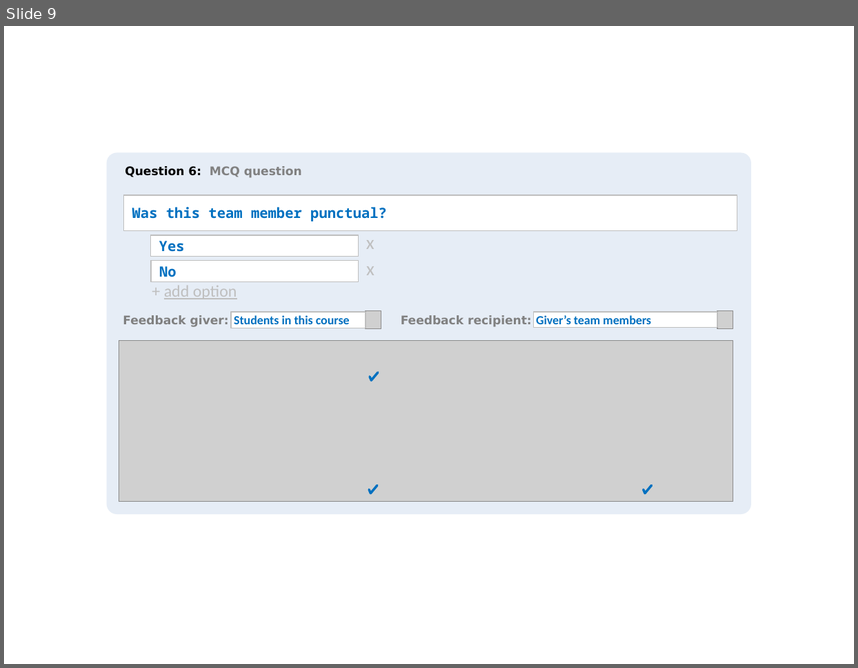
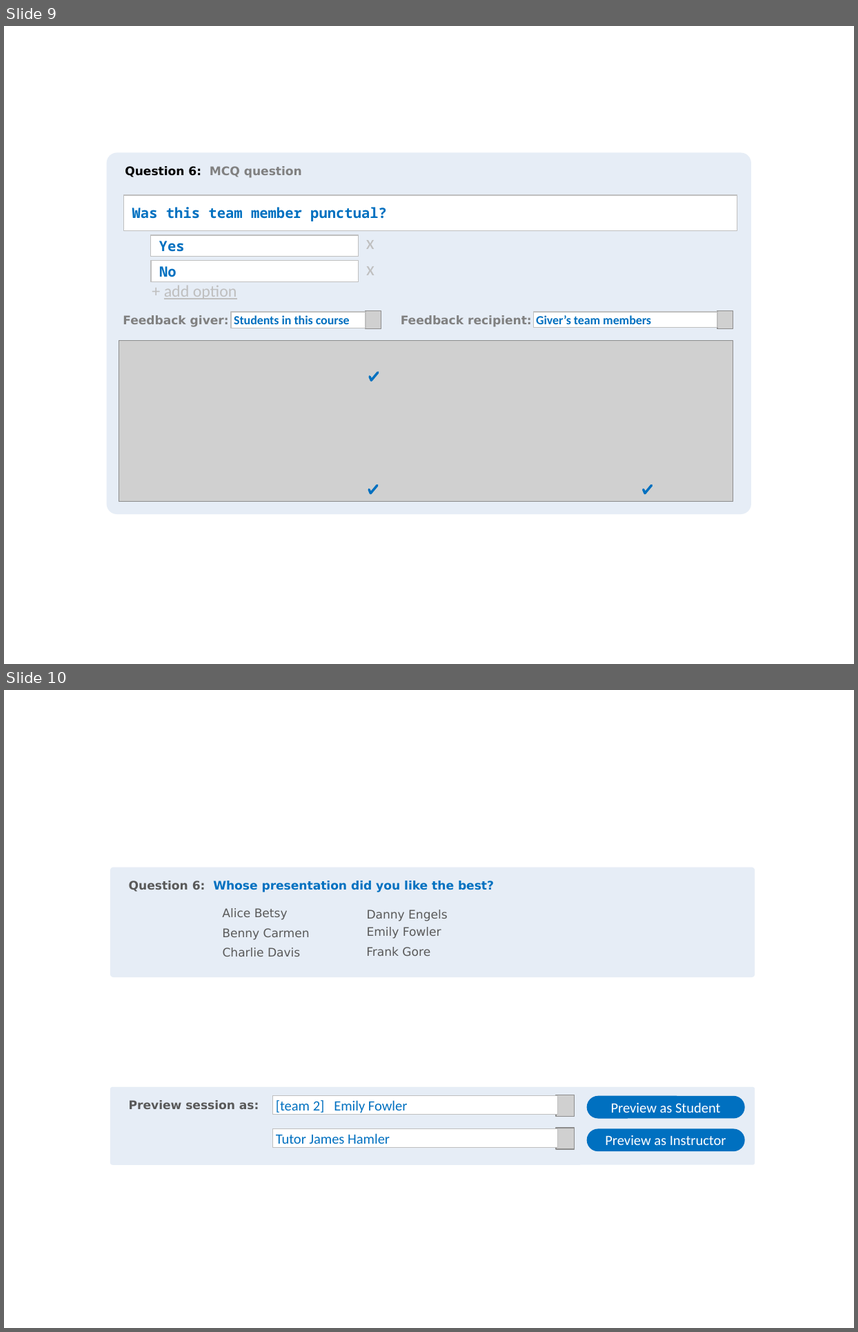
Before and after one commit to TEAMMATES/teammates, a slide deck: doc/mockups/Help page mockups.pptx. Shown one above the other, each under a label of ours: slide 9 before the commit, slides 9 and 10 after it. The pictures are 858x668 and 858x1332 pixels, drawn with LibreOffice and Linux fonts; fonts in the diff are those of the drawing; grey boxes stand for pictures; background and template pictures are left out. Boxes give left, top, right and bottom in pixels: in the first picture for what was removed or moved away, otherwise in the second. Text is boxed around its words. In the diff, an @@ line names an element or a change of style, - is before the commit and + after.

Commit message:
Issue 1617: Update blog about question types and preview feature Update Issue 1617
Former-commit-id: 2bbe81ca5c1f64954da450c4bc3ee759c5d87d35
Former-commit-id: 557d664b1ba58783c81857bc7ed9c84e5ff19698
Former-commit-id: 5eeed401fd88267f5e468c2d5a99a82050be52e3

```diff
--- a/doc/mockups/Help page mockups.pptx
+++ b/doc/mockups/Help page mockups.pptx
@@ slide 10 added at <box>4,690,854,1328</box>, background #FFFFFF @@
@@ group added at <box>110,867,755,976</box>: 7 texts, 1 rounded rectangle @@
+Question 6: Whose presentation did you like the best?
+Alice Betsy
+Benny Carmen
+Charlie Davis
+Danny Engels
+Emily Fowler
+Frank Gore
@@ group added at <box>110,1087,755,1165</box>: 3 rounded rectangles, 2 pictures, 2 rectangles, 1 text @@
+Preview session as:
+Preview as Student
+[team 2] Emily Fowler
+Preview as Instructor
+Tutor James Hamler
```
Also in this commit, not shown: 1 other slide added.
